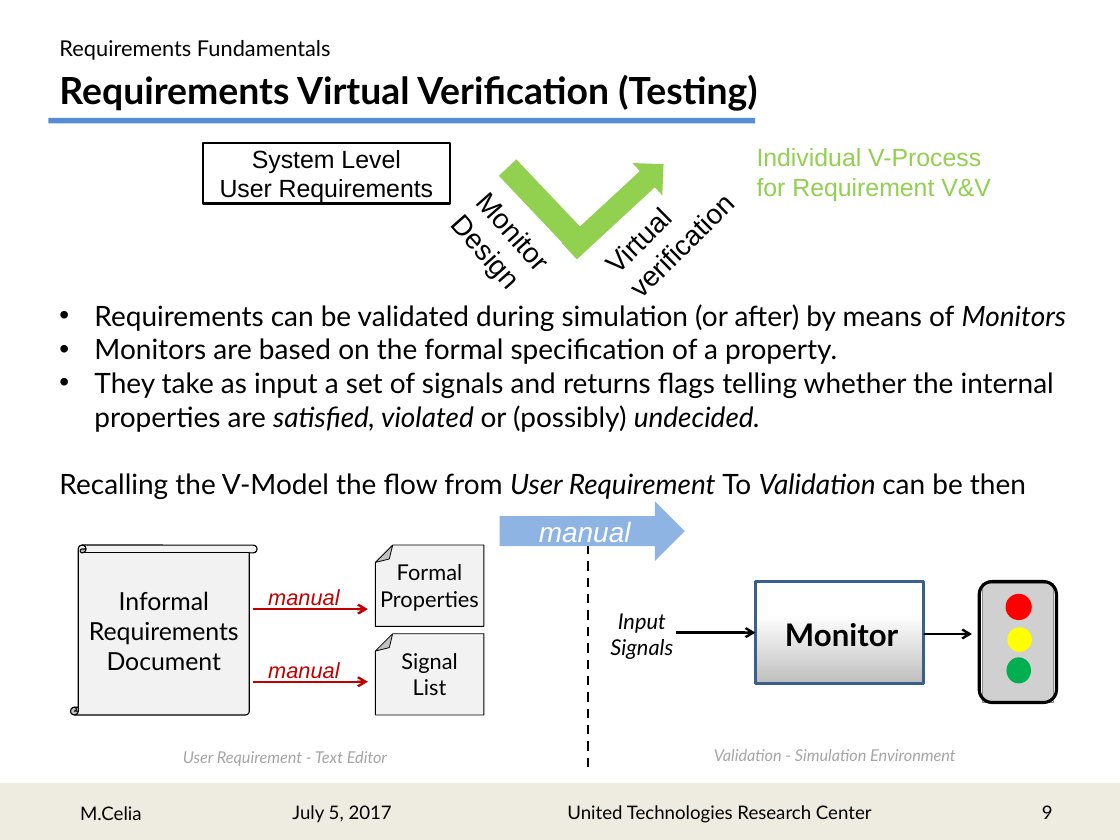
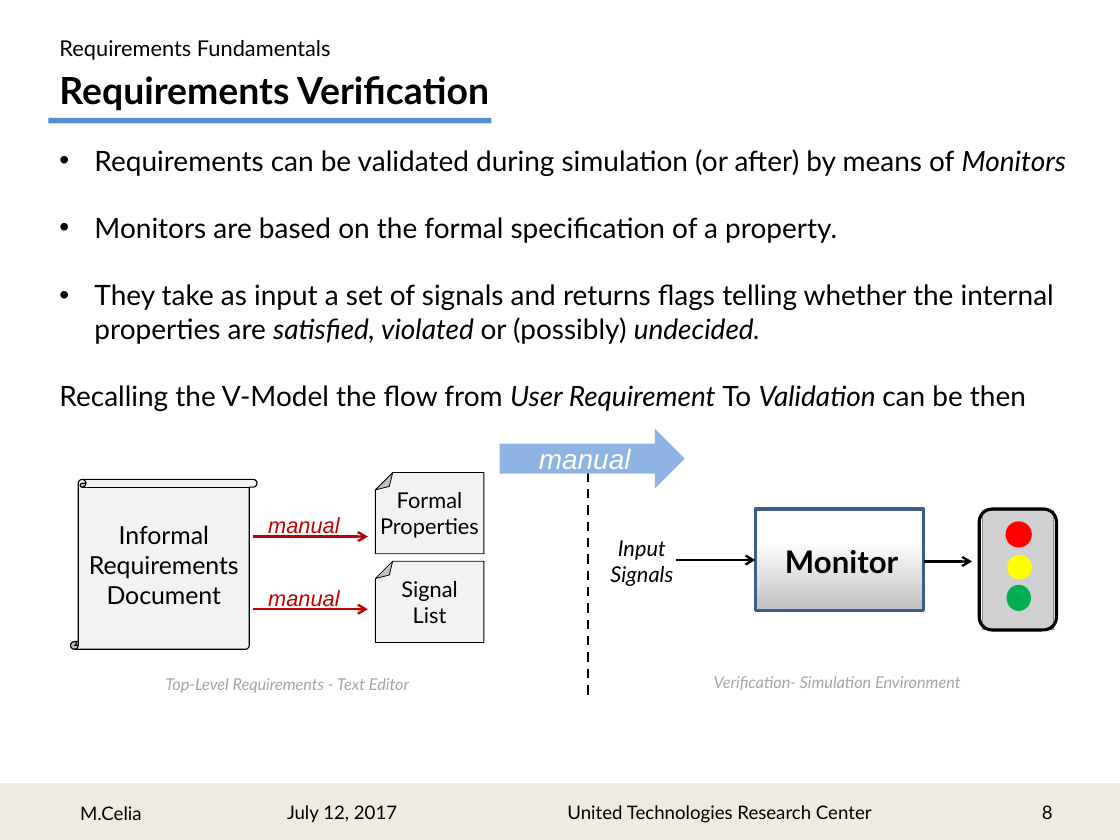
Before and after one commit to marcocelia/Master-Thesis, a slide deck: slide 8 of Presentation/RMpresentation_r1.pptx (slide 9 before the commit). Drawn at 1120x840 pixels with LibreOffice and Linux fonts; fonts in the diff are those of the drawing; grey boxes stand for pictures. Boxes give left, top, right and bottom in pixels: in the first picture for what was removed or moved away, otherwise in the second. Text is boxed around its words. In the diff, an @@ line names an element or a change of style, - is before the commit and + after.

```diff
--- a/Presentation/RMpresentation_r1.pptx
+++ b/Presentation/RMpresentation_r1.pptx
@@ text at (59,76,489,111): text changed @@
-Requirements Virtual Verification (Testing)
+Requirements Verification
@@ rectangle: place and size @@
-rectangle at (48,118,755,123)
+rectangle at (48,118,491,123)
@@ text "Requirements can be validated during ..." rewrapped from (59,304,1066,499) to (59,149,1066,411) @@
@@ text removed at (586,132,772,317) @@
-Virtual verification
@@ group removed at (203,142,991,267): 2 rectangles, 1 up arrow, 1 text @@
-System Level
-User Requirements
-Individual V-Process
-for Requirement V&V
@@ text removed at (433,172,614,362) @@
-Monitor Design
@@ vertical scroll: place and size @@
-vertical scroll at (71,545,258,716)
+vertical scroll at (71,479,258,650)
@@ folded corner: place and size @@
-folded corner at (375,634,484,716)
+folded corner at (375,473,484,554)
@@ text "manual": place and size @@
-text "manual" at (268,662,340,683)
+text "manual" at (268,517,340,538)
@@ 2 ellipses, 2 arrows, 1 picture, 1 text, 1 right arrow, 1 rectangle, 1 rounded rectangle: place and size @@
-2 ellipses, 2 arrows, 1 picture, 1 text, 1 right arrow, 1 rectangle, 1 rounded rectangle at (500,502,1056,702)
+2 ellipses, 2 arrows, 1 picture, 1 text, 1 right arrow, 1 rectangle, 1 rounded rectangle at (500,429,1056,629)
@@ text "Informal Requirements": place and size @@
-text "Informal Requirements" at (89,591,239,671)
+text "Informal Requirements" at (89,525,239,605)
@@ arrow moved from (253, 682) - (367, 682) to (253, 536) - (367, 536) @@
@@ folded corner: place and size @@
-folded corner at (375,545,484,627)
+folded corner at (375,561,484,643)
@@ 3 texts, 1 line, 1 ellipse: place and size @@
-3 texts, 1 line, 1 ellipse at (380,545,1032,773)
+3 texts, 1 line, 1 ellipse at (380,473,1032,700)
@@ text at (165,678,409,693): text changed @@
-User Requirement - Text Editor
+Top-Level Requirements - Text Editor
@@ text at (714,676,960,690): text changed @@
-Validation - Simulation Environment
+Verification- Simulation Environment
@@ text at (287,805,397,823): text changed @@
-July 5, 2017
+July 12, 2017
@@ page number at (1042,805,1053,819): text changed @@
-9
+8
```
Also in this commit, not shown: 27 other slides changed, 1 slide added, 1 slide removed, 12 other files.
